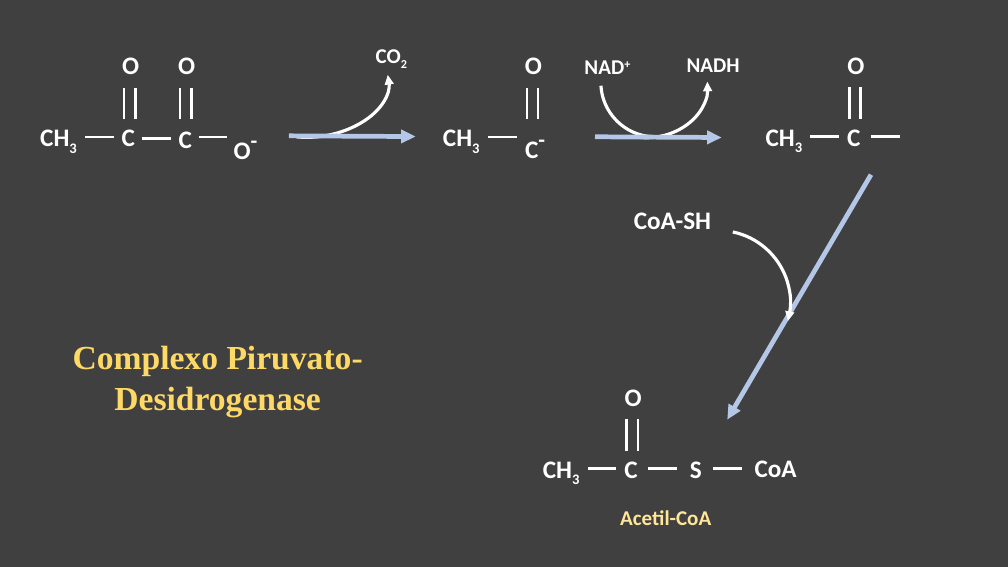
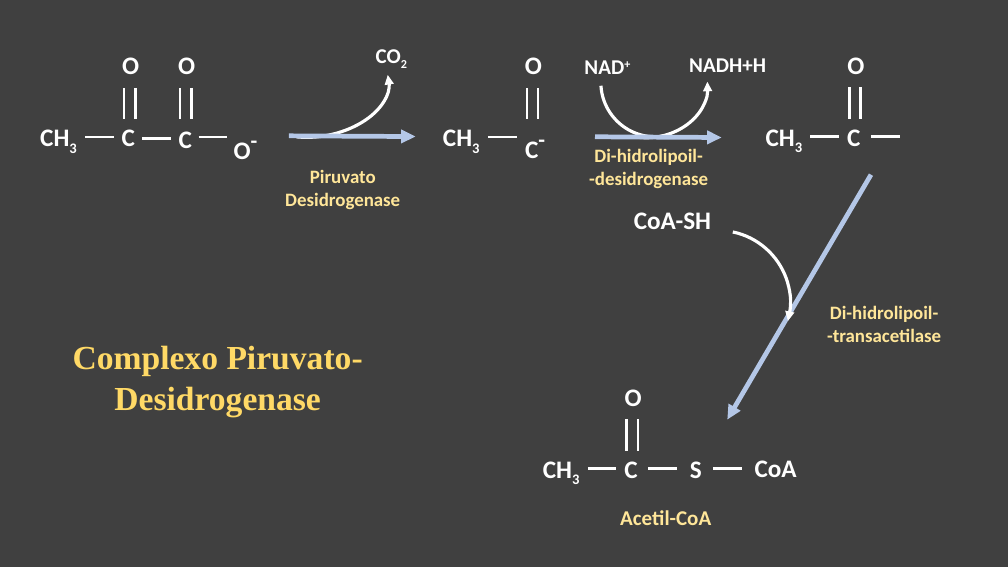
Before and after one commit to daniloasdotcom/Bioquimica-com-Danilo, a slide deck: slide 19 of static/aulas/ciclo_de_krebs.pptx (slide 13 before the commit). Drawn at 1008x567 pixels with LibreOffice and Linux fonts; fonts in the diff are those of the drawing. Boxes give left, top, right and bottom in pixels: in the first picture for what was removed or moved away, otherwise in the second. Text is boxed around its words. In the diff, an @@ line names an element or a change of style, - is before the commit and + after.

```diff
--- a/static/aulas/ciclo_de_krebs.pptx
+++ b/static/aulas/ciclo_de_krebs.pptx
@@ text at [689,58,766,72]: text changed @@
-NADH
+NADH+H
@@ text added at [589,148,708,188], 18 pt, text #FFE699, bold @@
+Di-hidrolipoil-
+-desidrogenase
@@ text added at [285,170,400,209], 18 pt, text #FFE699, bold @@
+Piruvato
+Desidrogenase
@@ text added at [827,305,941,342], 18 pt, text #FFE699, bold @@
+Di-hidrolipoil-
+-transacetilase
```
Also in this commit, not shown: 9 other slides changed, 11 slides added, 2 slides removed, 25 other files.
